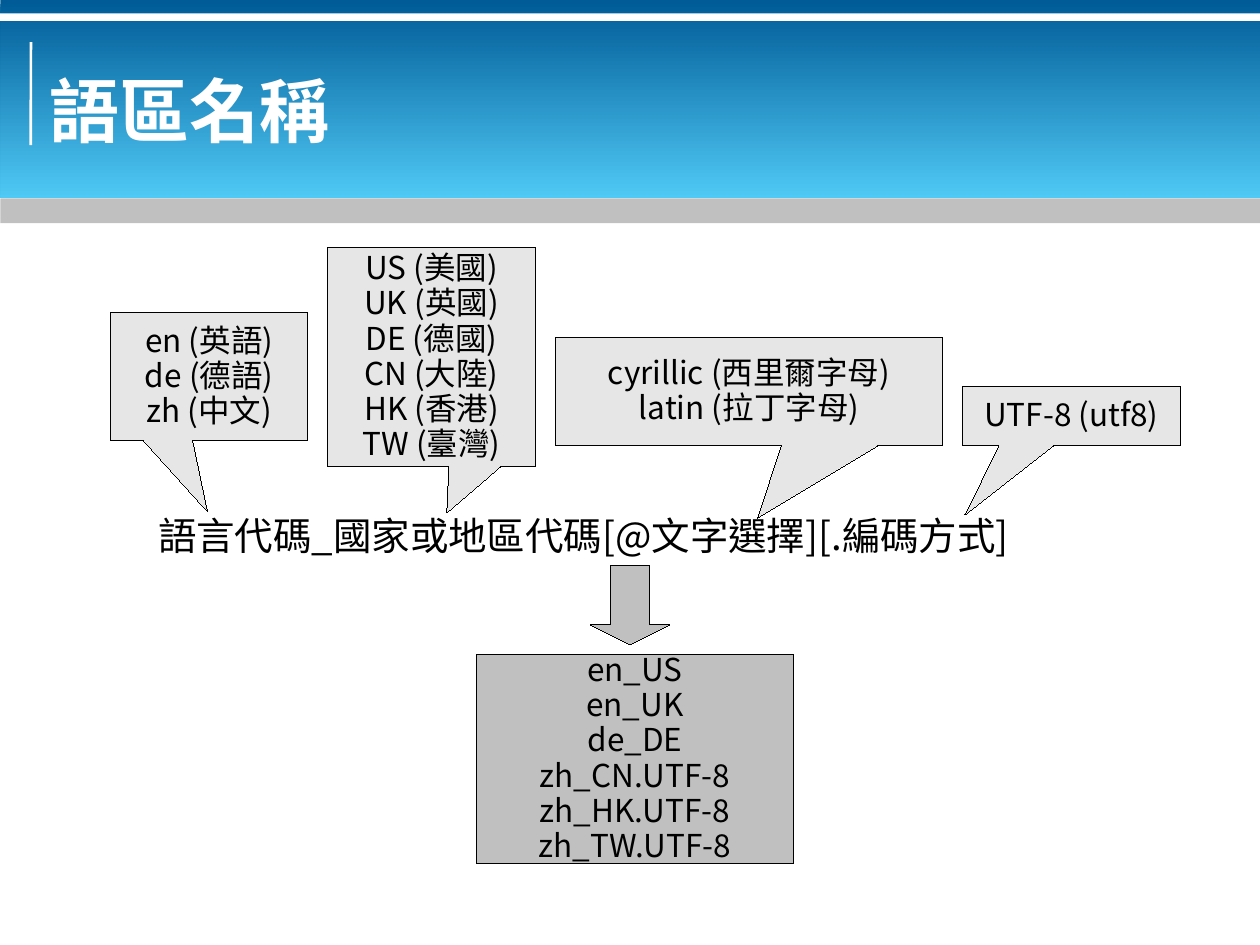
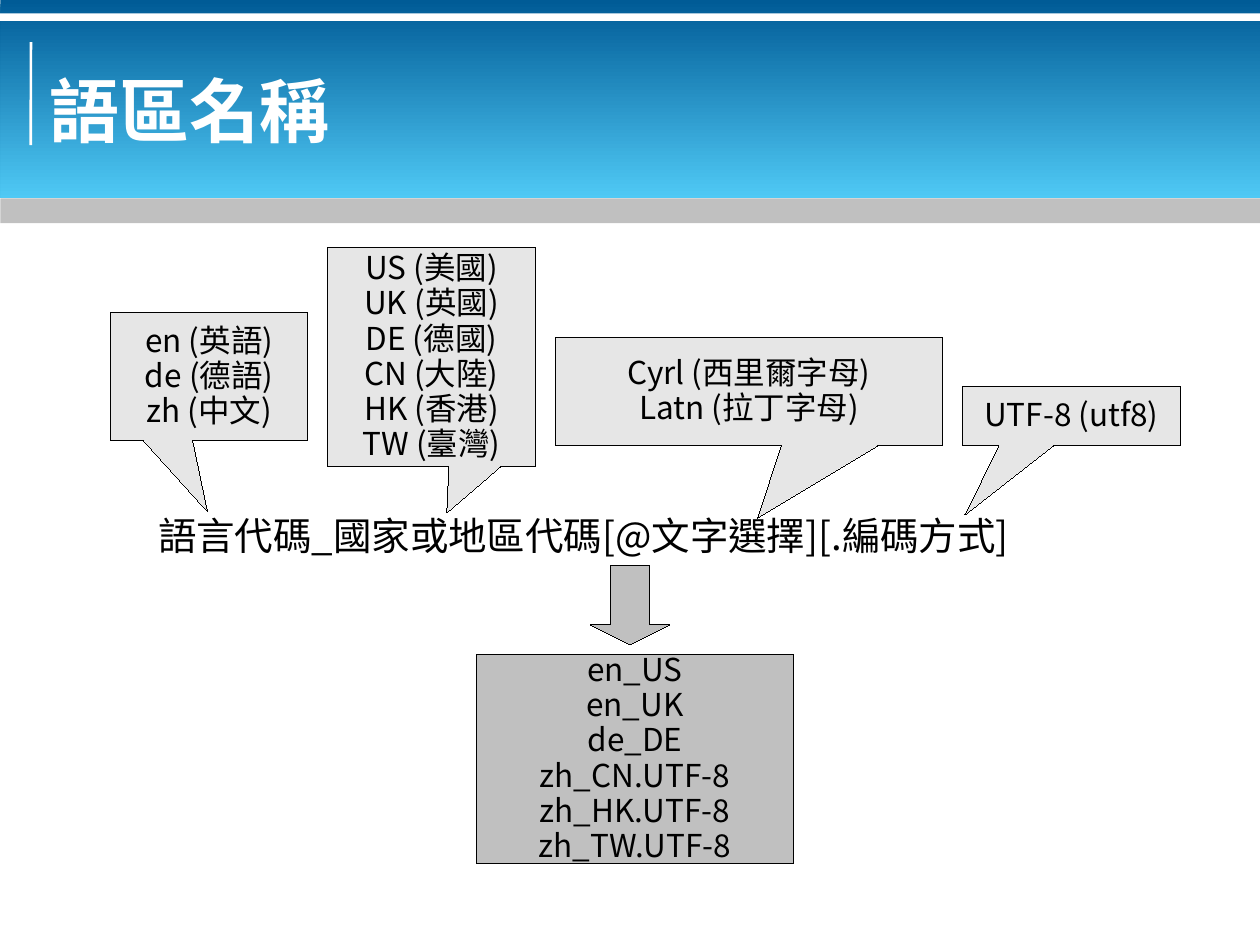
Before and after one commit to bluebat/.presentations, a slide deck: slide 3 of locales-for-chinese-dialects.odp. Drawn at 1260x945 pixels with LibreOffice and Linux fonts; fonts in the diff are those of the drawing; background and template pictures are left out. Boxes give left, top, right and bottom in pixels: in the first picture for what was removed or moved away, otherwise in the second. Text is boxed around its words. In the diff, an @@ line names an element or a change of style, - is before the commit and + after.

```diff
--- a/locales-for-chinese-dialects.odp
+++ b/locales-for-chinese-dialects.odp
@@ text in speech box at [627, 357, 871, 425]: text changed @@
-cyrillic (西里爾字母)
-latin (拉丁字母)
+Cyrl (西里爾字母)
+Latn (拉丁字母)
```
Also in this commit, not shown: 5 other slides changed, 1 slide removed, 1 other file.
